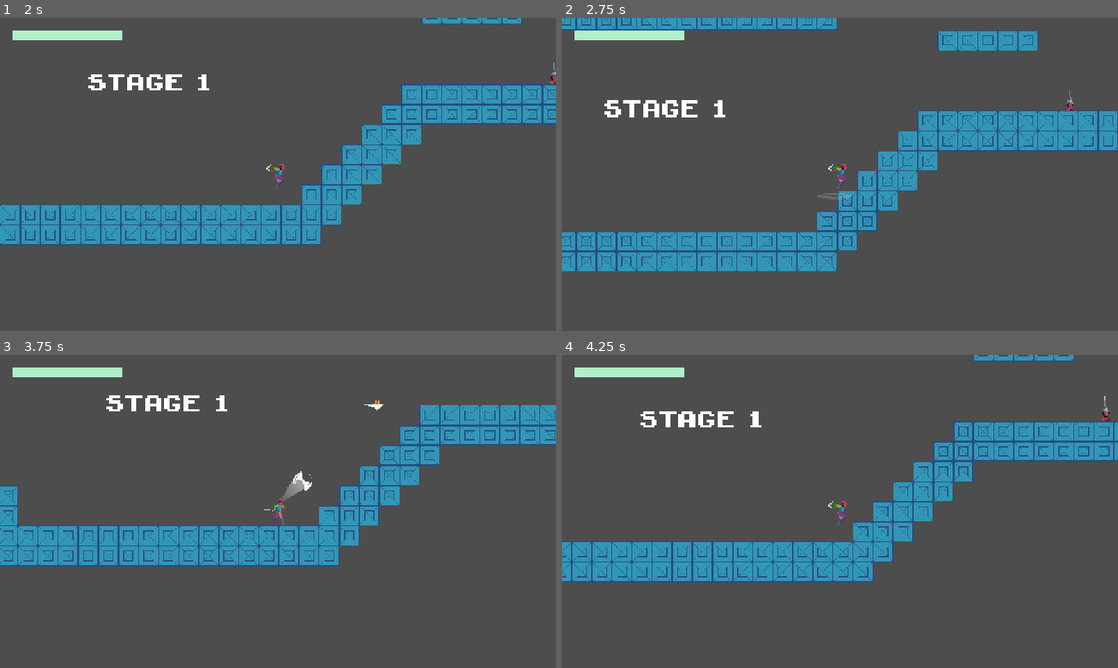
Above: before the commit, frames 1-4 (two rows, left to right).
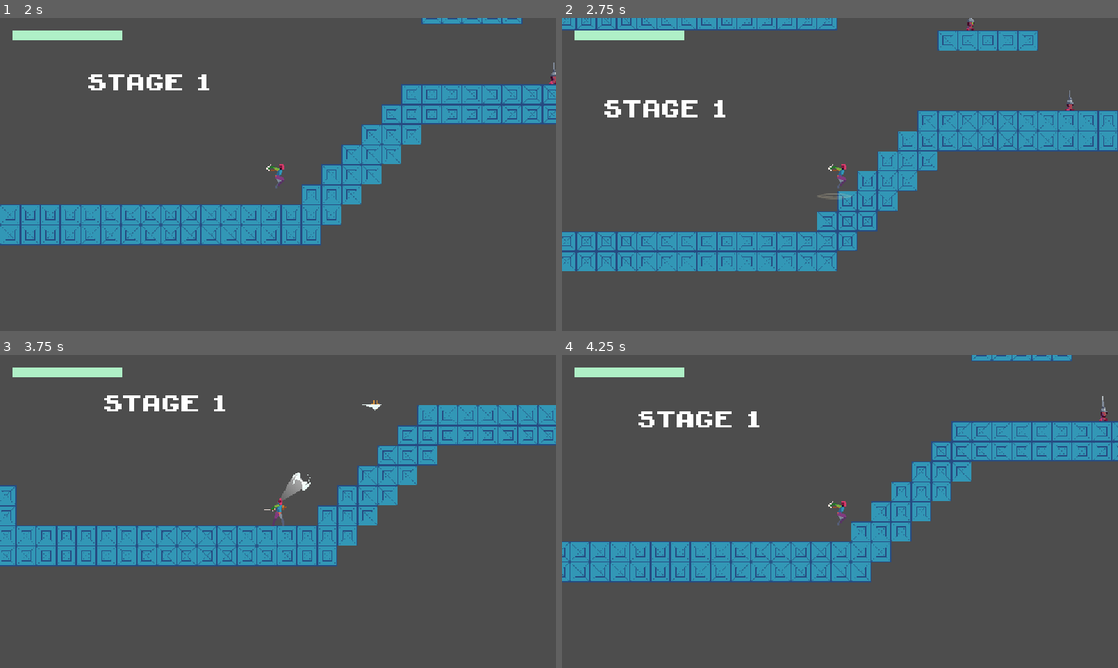
Above: after the commit, the same moments.

Repository: jbradlim08/MindBlade
Game: Godot game, scene res://scene/game/main_menu.tscn
Two runs of this game, one before a commit and one after it. Both use one fixed random seed, a clock stepped at 60 frames per second and the inputs below.
Inputs (mouse positions are in pixels of both pictures, inside the frame that each line leads up to):
- Up to frame 1 (2 s): click (122, 174) at 0.5 s; tap Enter at 1.25 s; move the mouse to (400, 158) at 1.27 s; hold D (right) from 1.28 s (still down); tap Space (dash) at 1.35 s; tap W (jump) at 1.52, 1.82 s; click (400, 158) at 1.55 s
- Up to frame 2 (2.75 s): keep holding D (right); move the mouse to (728, 190) at 2.02 s; click (728, 190) at 2.1 s; tap W (jump) at 2.27, 2.57 s; tap Middle mouse button (middle-mouse) at 2.3 s
- Up to frame 3 (3.75 s): move the mouse to (333, 442) at 2.77 s; release D (right) at 2.78 s; hold A (left) 2.78-3.53 s; hold Middle mouse button (middle-mouse) 2.78-3.53 s; click (333, 442) at 2.92 s; right-click (333, 442) at 3.05 s; move the mouse to (383, 405) at 3.52 s; hold D (right) from 3.53 s (still down); right-click (383, 405) at 3.6 s; click (383, 405) at 3.67 s
- Up to frame 4 (4.25 s): keep holding D (right); tap W (jump) at 3.77, 4.07 s; tap Shift at 3.8 s

Frame 1 is identical in both runs. In frame 2, less than 0.1% of the frame differs, in the area x 72-75%, y 0-4%; in frame 3, 4.3%; in frame 4, 4.4%, in the area x 0-100%, y 0-73%.

Commit message:
Fix player set_physics_process to true everytime get hurt. If player hasn't completed its attack and get hurt, - cancel the attack and get hurt. Fix the bug where enemy cannot die by prioritizing the DIE state in set_state() function

Diff:
--- a/character/base_player.gd
+++ b/character/base_player.gd
@@ -58,8 +58,8 @@
 	#handle all input to movement, jump, and other states
 	handle_input()
 	handle_throw()
-	if not is_attacking:
-		move_and_slide()
+	#if not is_attacking:
+	move_and_slide()
 
 	# all that need to be reset (jump, dash, etc)
 	reset()
@@ -266,6 +266,7 @@
 
 func attack() -> void:
 	GameManager.can_get_input = false
+	set_physics_process(false)
 
 	is_attacking = true
 	attack_phase = (attack_phase + 1) % attack_cycle
@@ -273,6 +274,7 @@
 	await anim.animation_finished
 	is_attacking = false
 
+	set_physics_process(true)
 	GameManager.can_get_input = true
 
 func jump_attack() -> void:
@@ -287,6 +289,7 @@
 
 func hurt() -> void:
 	GameManager.can_get_input = false
+	set_physics_process(true)
 	#var dir = sign(global_position.x - enemy_pos.x) # only return the sign
 	#if dir == 0.0:
 		#dir = 1.0 # normalized
--- a/enemy/base_enemy.gd
+++ b/enemy/base_enemy.gd
@@ -32,8 +32,7 @@
 	health_bar.show()
 	hp -= amount
 	health_bar.set_hp(hp)
-	print(hp)
-	if hp <= 0.0:
+	if hp <= 0:
 		enemy_die.emit()
 
 #endregion
--- a/enemy/base_enemy.tscn
+++ b/enemy/base_enemy.tscn
@@ -6,7 +6,7 @@
 [node name="BaseEnemy" type="CharacterBody2D" groups=["enemy_body"]]
 z_index = 2
 collision_layer = 8
-collision_mask = 640
+collision_mask = 512
 script = ExtResource("1_rgntv")
 
 [node name="ScreenNotifier" type="VisibleOnScreenNotifier2D" parent="."]
--- a/enemy/ground/headknife.gd
+++ b/enemy/ground/headknife.gd
@@ -173,11 +173,10 @@
 
 #region State
 func set_state(new_state: HKState) -> void:
-	if cur_state == new_state:
-		return
-	elif new_state == HKState.DIE: # not trying to prevent if it's die
-		pass
-	elif not can_change_state:
+	if new_state == HKState.DIE: # not trying to prevent if it's die
+		die()
+		return
+	if cur_state == new_state or not can_change_state:
 		return
 
 	cur_state = new_state
@@ -196,8 +195,8 @@
 			fall()
 		HKState.HURT:
 			hurt()
-		HKState.DIE:
-			die()
+		#HKState.DIE:
+			#die()
 
 func idle() -> void:
 	dir = 0.0
@@ -235,8 +234,10 @@
 
 func hurt() -> void:
 	set_physics_process(true)
+	update_to_player_dir()
 	# to avoid physics set to false when attacking
 	can_change_state = false
+	can_hurt = false
 
 	velocity.x = -to_player_dir * 150
 	velocity.y = -50
@@ -258,8 +259,9 @@
 
 #region HealthPoint
 func take_damage(amount: int) -> void:
-	set_state(HKState.HURT)
-	super(amount)
+	if can_hurt:
+		set_state(HKState.HURT)
+		super(amount)
 
 #endregion
 
@@ -289,4 +291,5 @@
 
 func _on_hurt_timer_timeout() -> void:
 	can_change_state = true
+	can_hurt = true
 	set_state(HKState.IDLE)
--- a/scene/game/level.tscn
+++ b/scene/game/level.tscn
@@ -29,7 +29,27 @@
 
 [node name="HeadKnife" parent="." instance=ExtResource("8_kapys")]
 position = Vector2(1010, 262)
-max_dist_x_to_player = 40.0
+collision_mask = 640
+
+[node name="HeadKnife2" parent="." instance=ExtResource("8_kapys")]
+position = Vector2(1096, 289)
+collision_mask = 640
+
+[node name="HeadKnife3" parent="." instance=ExtResource("8_kapys")]
+position = Vector2(1158, 284)
+collision_mask = 640
+
+[node name="HeadKnife4" parent="." instance=ExtResource("8_kapys")]
+position = Vector2(1113, 57)
+collision_mask = 640
+
+[node name="HeadKnife5" parent="." instance=ExtResource("8_kapys")]
+position = Vector2(1503, 120)
+collision_mask = 640
+
+[node name="HeadKnife6" parent="." instance=ExtResource("8_kapys")]
+position = Vector2(852, 153)
+collision_mask = 640
 
 [node name="Vier" parent="." node_paths=PackedStringArray("danger_tilemap") instance=ExtResource("2_jnrmd")]
 position = Vector2(360, 465)
